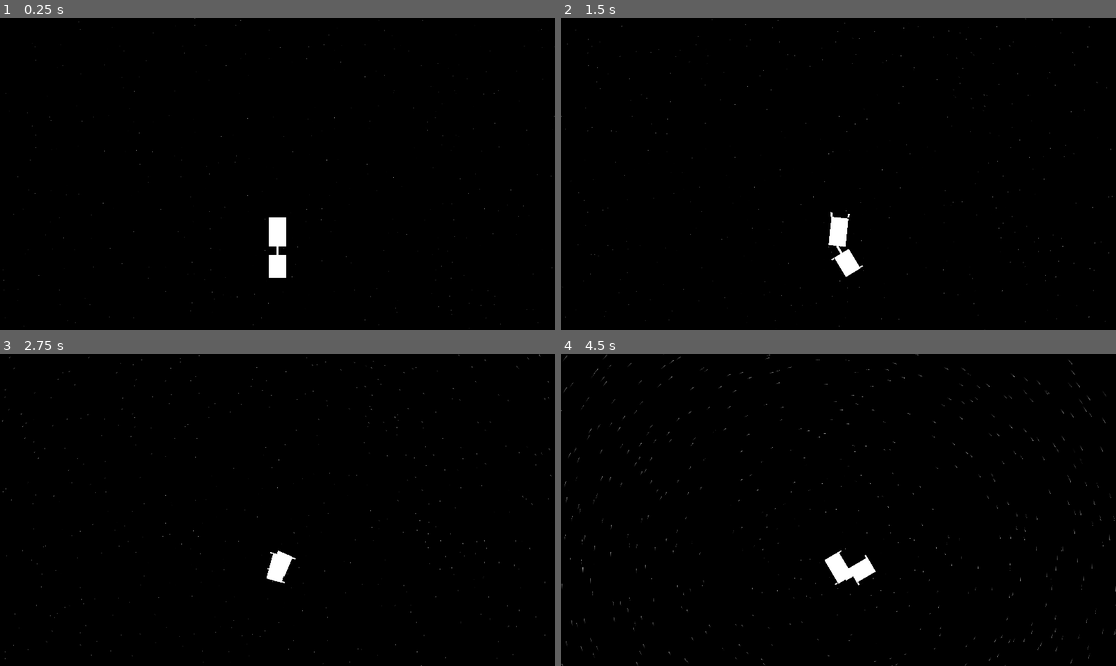
Above: before the commit, frames 1-4 (two rows, left to right).
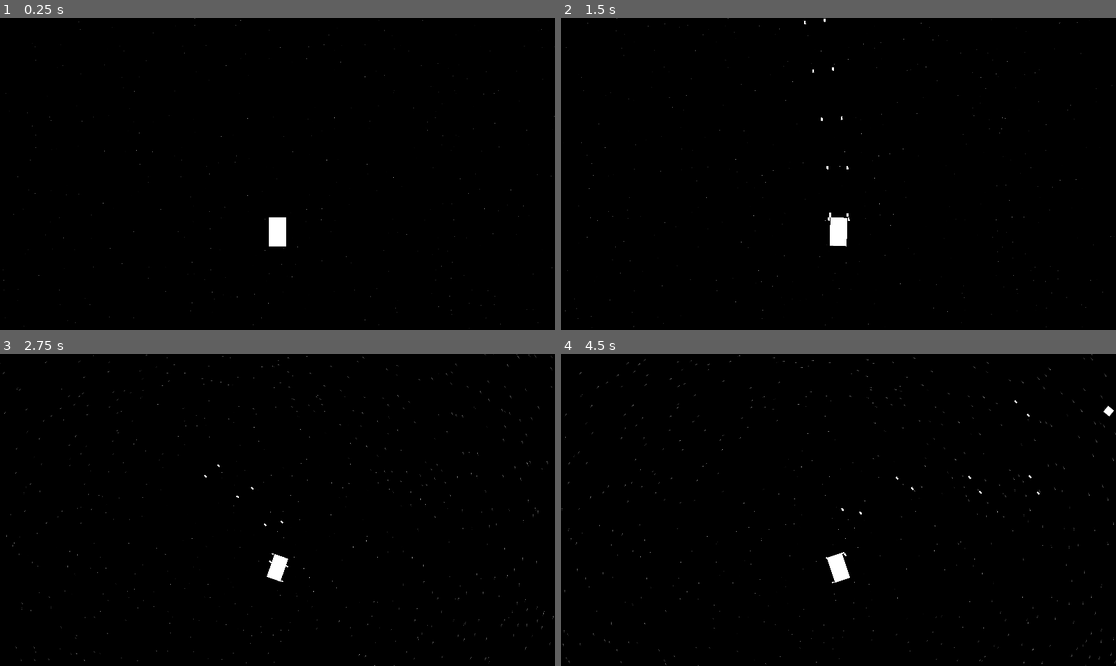
Above: after the commit, the same moments.

Repository: liamfmoran/1-bit-jam
Game: Godot game, scene res://scenes/main.tscn
Two runs of this game, one before a commit and one after it. Both use one fixed random seed, a clock stepped at 60 frames per second and the inputs below.
Inputs:
- Up to frame 1 (0.25 s): no input
- Up to frame 2 (1.5 s): tap Enter at 0.5 s; hold D (turn_right) 0.53-1.28 s; hold Space (fire, bound only after the commit) 0.53-1.28 s; hold S (thrust_reverse) from 1.28 s (still down); tap Space (fire, bound only after the commit) at 1.35 s
- Up to frame 3 (2.75 s): release S (thrust_reverse) at 2.03 s; hold D (turn_right) from 2.03 s (still down); hold Space (fire, bound only after the commit) from 2.03 s (still down)
- Up to frame 4 (4.5 s): release D (turn_right) at 2.78 s; release Space (fire, bound only after the commit) at 2.78 s; hold W (thrust_forward) 2.78-3.53 s; tap Space (fire, bound only after the commit) at 2.85, 4.35 s; hold Space (fire, bound only after the commit) 3.53-4.28 s; hold A (turn_left) from 3.53 s (still down)

The runs differ from the first frame. In frame 1, 0.2% of the frame differs, in the area x 48-52%, y 73-84%; in frame 2, 0.5%; in frame 3, 0.6%; in frame 4, 1.2%, in the area x 0-100%, y 0-100%.

Commit message:
added boolets

Diff:
--- a/project.godot
+++ b/project.godot
@@ -46,6 +46,11 @@
 , Object(InputEventKey,"resource_local_to_scene":false,"resource_name":"","device":-1,"window_id":0,"alt_pressed":false …(186 unchanged characters)…
 ]
 }
+fire={
+"deadzone": 0.5,
+"events": [Object(InputEventKey,"resource_local_to_scene":false,"resource_name":"","device":-1,"window_id":0,"alt_pressed":false,"shift_pressed":false,"ctrl_pressed":false,"meta_pressed":false,"pressed":false,"keycode":0,"physical_keycode":32,"key_label":0,"unicode":32,"location":0,"echo":false,"script":null)
+]
+}
 
 [physics]
 
--- /dev/null
+++ b/scenes/bullet.tscn
@@ -0,0 +1,20 @@
+[gd_scene format=3 uid="uid://b6chq4i0i5mb2"]
+
+[ext_resource type="Script" path="res://scripts/bullet.gd" id="1_bullet"]
+
+[sub_resource type="RectangleShape2D" id="RectangleShape2D_bullet"]
+size = Vector2(6, 12)
+
+[node name="Bullet" type="Area2D"]
+collision_mask = 4
+script = ExtResource("1_bullet")
+
+[node name="BulletBody" type="ColorRect" parent="."]
+offset_left = -3.0
+offset_top = -6.0
+offset_right = 3.0
+offset_bottom = 6.0
+color = Color(1, 1, 1, 1)
+
+[node name="CollisionShape2D" type="CollisionShape2D" parent="."]
+shape = SubResource("RectangleShape2D_bullet")
--- a/scenes/main.tscn
+++ b/scenes/main.tscn
@@ -15,14 +15,16 @@
 shader_parameter/cam_angular_velocity = 0.0
 shader_parameter/trail_scale = 0.15
 shader_parameter/rotation_trail_scale = 0.007
+shader_parameter/twinkle_speed = 1.5
+shader_parameter/twinkle_amount = 0.4
 
 [node name="Main" type="Node2D" unique_id=747388140]
 script = ExtResource("1_main")
 
-[node name="StarfieldLayer" type="CanvasLayer" parent="."]
+[node name="StarfieldLayer" type="CanvasLayer" parent="." unique_id=1285155974]
 layer = -1
 
-[node name="StarfieldRect" type="ColorRect" parent="StarfieldLayer"]
+[node name="StarfieldRect" type="ColorRect" parent="StarfieldLayer" unique_id=338296907]
 material = SubResource("ShaderMaterial_starfield")
 offset_right = 1920.0
 offset_bottom = 1080.0
@@ -30,3 +32,6 @@
 
 [node name="Truck" parent="." unique_id=792170668 instance=ExtResource("2_truck")]
 position = Vector2(960, 540)
+forward_thrust_force = 1000.0
+turn_thrust_force = 400.0
+trailer_count = 0
--- a/scenes/truck/truck.tscn
+++ b/scenes/truck/truck.tscn
@@ -1,86 +1,86 @@
-[gd_scene load_steps=3 format=3 uid="uid://dmc5f3cxkqnxe"]
+[gd_scene format=3 uid="uid://b817h1um4p4rf"]
 
-[ext_resource type="Script" path="res://scripts/truck/truck.gd" id="1_truck"]
+[ext_resource type="Script" uid="uid://baxwbn5q15mrn" path="res://scripts/truck/truck.gd" id="1_truck"]
 
 [sub_resource type="RectangleShape2D" id="RectangleShape2D_truck"]
 size = Vector2(60, 100)
 
-[node name="Truck" type="RigidBody2D"]
+[node name="Truck" type="RigidBody2D" unique_id=2076984724]
 continuous_cd = 1
 script = ExtResource("1_truck")
+forward_thrust_force = 1000.0
+turn_thrust_force = 400.0
+truck_mass = 4.0
 
-[node name="TruckBody" type="ColorRect" parent="."]
+[node name="TruckBody" type="ColorRect" parent="." unique_id=885517454]
 offset_left = -30.0
 offset_top = -50.0
 offset_right = 30.0
 offset_bottom = 50.0
-color = Color(1, 1, 1, 1)
 
-[node name="CollisionShape2D" type="CollisionShape2D" parent="."]
+[node name="CollisionShape2D" type="CollisionShape2D" parent="." unique_id=676706237]
 shape = SubResource("RectangleShape2D_truck")
 
-[node name="Flames" type="Node2D" parent="."]
+[node name="Flames" type="Node2D" parent="." unique_id=908788387]
 
-[node name="FlameForwardLeft" type="ColorRect" parent="Flames"]
+[node name="FlameForwardLeft" type="ColorRect" parent="Flames" unique_id=1758384865]
 visible = false
 offset_left = -34.0
 offset_top = 50.0
 offset_right = -26.0
 offset_bottom = 66.0
-color = Color(1, 1, 1, 1)
 
-[node name="FlameForwardRight" type="ColorRect" parent="Flames"]
+[node name="FlameForwardRight" type="ColorRect" parent="Flames" unique_id=630123098]
 visible = false
 offset_left = 26.0
 offset_top = 50.0
 offset_right = 34.0
 offset_bottom = 66.0
-color = Color(1, 1, 1, 1)
 
-[node name="FlameReverseLeft" type="ColorRect" parent="Flames"]
+[node name="FlameReverseLeft" type="ColorRect" parent="Flames" unique_id=2025107265]
 visible = false
 offset_left = -34.0
 offset_top = -66.0
 offset_right = -26.0
 offset_bottom = -50.0
-color = Color(1, 1, 1, 1)
 
-[node name="FlameReverseRight" type="ColorRect" parent="Flames"]
+[node name="FlameReverseRight" type="ColorRect" parent="Flames" unique_id=1831945296]
 visible = false
 offset_left = 26.0
 offset_top = -66.0
 offset_right = 34.0
 offset_bottom = -50.0
-color = Color(1, 1, 1, 1)
 
-[node name="FlameTurnBL" type="ColorRect" parent="Flames"]
+[node name="FlameTurnBL" type="ColorRect" parent="Flames" unique_id=1000449823]
 visible = false
 offset_left = -42.0
 offset_top = 44.0
 offset_right = -30.0
 offset_bottom = 50.0
-color = Color(1, 1, 1, 1)
 
-[node name="FlameTurnTR" type="ColorRect" parent="Flames"]
+[node name="FlameTurnTR" type="ColorRect" parent="Flames" unique_id=1872194270]
 visible = false
 offset_left = 30.0
 offset_top = -50.0
 offset_right = 42.0
 offset_bottom = -44.0
-color = Color(1, 1, 1, 1)
 
-[node name="FlameTurnBR" type="ColorRect" parent="Flames"]
+[node name="FlameTurnBR" type="ColorRect" parent="Flames" unique_id=554226994]
 visible = false
 offset_left = 30.0
 offset_top = 44.0
 offset_right = 42.0
 offset_bottom = 50.0
-color = Color(1, 1, 1, 1)
 
-[node name="FlameTurnTL" type="ColorRect" parent="Flames"]
+[node name="FlameTurnTL" type="ColorRect" parent="Flames" unique_id=629174882]
 visible = false
 offset_left = -42.0
 offset_top = -50.0
 offset_right = -30.0
 offset_bottom = -44.0
-color = Color(1, 1, 1, 1)
+
+[node name="BlasterLeft" type="Node2D" parent="."]
+position = Vector2(-35, 10)
+
+[node name="BlasterRight" type="Node2D" parent="."]
+position = Vector2(35, 10)
--- a/scripts/asteroid.gd
+++ b/scripts/asteroid.gd
@@ -9,6 +9,13 @@
 var _broken := false
 
 const ASTEROID_SCENE := preload("res://scenes/asteroid.tscn")
+
+
+func hit(_at_position: Vector2) -> void:
+	if _broken:
+		return
+	_broken = true
+	_break_apart.call_deferred()
 
 
 func _ready() -> void:
--- /dev/null
+++ b/scripts/bullet.gd
@@ -0,0 +1,21 @@
+extends Area2D
+
+var velocity: Vector2
+
+
+func _ready() -> void:
+	body_entered.connect(_on_body_entered)
+
+
+func _physics_process(delta: float) -> void:
+	global_position += velocity * delta
+
+	var cam := get_viewport().get_camera_2d()
+	if cam and global_position.distance_squared_to(cam.global_position) > 2000 * 2000:
+		queue_free()
+
+
+func _on_body_entered(body: Node) -> void:
+	if body.has_method(&"hit"):
+		body.hit(global_position)
+	queue_free()
--- a/scripts/truck/truck.gd
+++ b/scripts/truck/truck.gd
@@ -16,7 +16,10 @@
 @export var camera_rotation_smoothing: float = 5.0
 @export var camera_forward_offset: float = 200.0
 @export var trailer_count: int = 1
-
+@export var fire_rate: float = 0.2
+@export var bullet_speed: float = 800.0
+
+var _fire_cooldown: float = 0.0
 var _flames: Dictionary = {}
 var _thruster_positions: Dictionary = {}
 var _trailers: Array[RigidBody2D] = []
@@ -25,6 +28,7 @@
 var _viewport_center: Vector2
 
 const TRAILER_SCENE := preload("res://scenes/truck/trailer.tscn")
+const BULLET_SCENE := preload("res://scenes/bullet.tscn")
 
 
 func _ready() -> void:
@@ -41,8 +45,10 @@
 	_spawn_trailers.call_deferred()
 
 
-func _physics_process(_delta: float) -> void:
+func _physics_process(delta: float) -> void:
 	_hide_all_flames()
+
+	_fire_cooldown = maxf(_fire_cooldown - delta, 0.0)
 
 	# Lateral friction: kill sideways sliding for road-like grip
 	var lateral_dir := _local_to_global_dir(Vector2(1, 0))
@@ -58,7 +64,7 @@
 	var speed := linear_velocity.length()
 	var zoom_t := clampf(speed / camera_zoom_speed_ref, 0.0, 1.0)
 	var target_zoom := lerpf(camera_zoom_min, camera_zoom_max, zoom_t)
-	_cam_zoom = lerpf(_cam_zoom, target_zoom, _delta * camera_zoom_smoothing)
+	_cam_zoom = lerpf(_cam_zoom, target_zoom, delta * camera_zoom_smoothing)
 
 	if Input.is_action_pressed("thrust_forward"):
 		var force := _local_to_global_dir(Vector2(0, -forward_thrust_force))
@@ -85,6 +91,10 @@
 		)
 		_show_flame("turn_bl")
 		_show_flame("turn_tr")
+
+	if Input.is_action_pressed("fire") and _fire_cooldown == 0.0:
+		_fire_cooldown = fire_rate
+		_fire_blasters()
 
 	if Input.is_action_pressed("turn_right"):
 		apply_force(
@@ -215,6 +225,15 @@
 	return transform.basis_xform(_thruster_positions[thruster_name])
 
 
+func _fire_blasters() -> void:
+	var dir := _local_to_global_dir(Vector2(0, -1))
+	for blaster in [$BlasterLeft, $BlasterRight]:
+		var bullet: Area2D = BULLET_SCENE.instantiate()
+		bullet.global_position = blaster.global_position
+		bullet.velocity = linear_velocity + dir * bullet_speed
+		get_parent().add_child(bullet)
+
+
 func _spawn_trailers() -> void:
 	if trailer_count <= 0:
 		return
Not shown: 1 places in scenes/main.tscn that only renumber resources
Not shown, added: scripts/bullet.gd.uid
